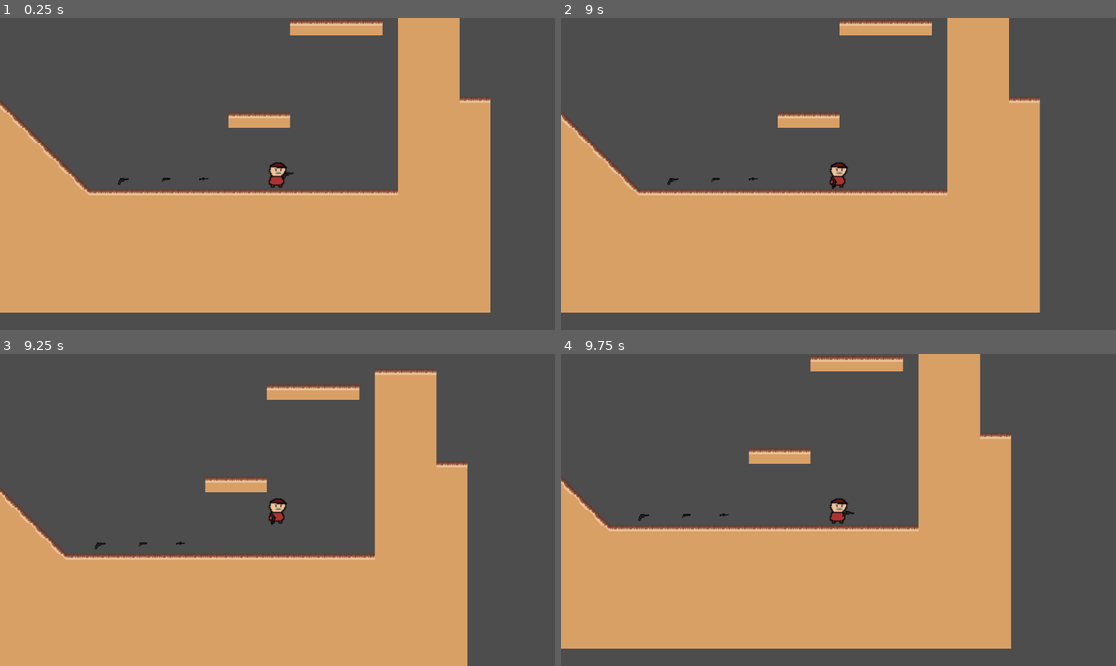
Above: before the commit, frames 1-4 (two rows, left to right).
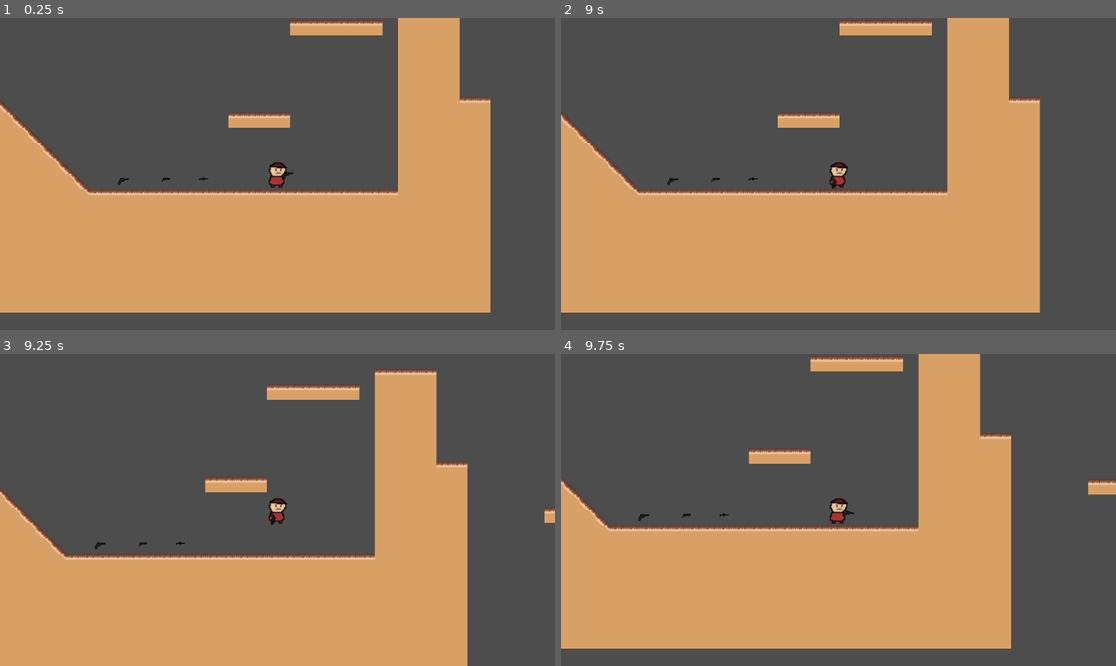
Above: after the commit, the same moments.

Repository: UVASGD/spring-2024-ricochet
Game: Godot game, scene res://scenes/world.tscn
Same seed, same stepped clock (60 frames per second), same inputs: the game is played once before the commit and once after it.
Inputs (mouse positions are in pixels of both pictures, inside the frame that each line leads up to):
- Up to frame 1 (0.25 s): no input
- Up to frame 2 (9 s): tap Enter (ui_accept) at 0.5, 0.77, 1.25, 1.52, 2, 2.75, 3.02, 3.5, 3.77, 4.25, 4.52, 6.02, 6.77, 7.52 s; move the mouse to (960, 158) at 0.52 s; hold Right (ui_right) 0.53-2.03 s; click (960, 158) at 0.6 s; move the mouse to (727, 189) at 1.27 s; click (727, 189) at 1.35 s; move the mouse to (894, 105) at 2.02 s; hold Left (ui_left) 2.03-2.78 s; hold W (Swap) 2.03-2.78 s; click (894, 105) at 2.3 s; move the mouse to (810, 236) at 2.77 s; hold Right (ui_right) 2.78-4.28 s; click (810, 236) at 2.85 s; move the mouse to (1005, 220) at 3.52 s; click (1005, 220) at 3.6 s; move the mouse to (672, 127) at 4.27 s; hold Left (ui_left) 4.28-5.03 s; tap W (Swap) at 4.35, 8.85 s; click (672, 127) at 4.55 s; move the mouse to (866, 174) at 5.02 s; hold Right (ui_right) 5.03-5.78 s; click (866, 174) at 5.1 s; move the mouse to (755, 96) at 5.77 s; hold Left (ui_left) 5.78-7.28 s; click (755, 96) at 5.85 s; move the mouse to (960, 158) at 6.52 s; hold W (Swap) 6.53-7.28 s; click (960, 158) at 6.8 s; move the mouse to (727, 189) at 7.27 s; hold Right (ui_right) from 7.28 s (still down); click (727, 189) at 7.35 s; move the mouse to (894, 105) at 8.02 s; click (894, 105) at 8.1 s; move the mouse to (810, 236) at 8.77 s
- Up to frame 3 (9.25 s): keep holding Right (ui_right); tap Enter (ui_accept) at 9.02 s; click (249, 572) at 9.05 s
- Up to frame 4 (9.75 s): move the mouse to (1005, 556) at 9.52 s; release Right (ui_right) at 9.53 s; hold Left (ui_left) from 9.53 s (still down); click (1005, 556) at 9.6 s

Frames 1-2 are identical in both runs. In frame 3, less than 0.1% of the frame differs, in the area x 98-100%, y 49-55%; in frame 4, 0.3%, in the area x 94-100%, y 40-46%.

Commit message:
Greatly increase player friction
(even though I don't really see much of a difference)

Diff:
--- a/scenes/world.tscn
+++ b/scenes/world.tscn
@@ -77,7 +77,7 @@
 [node name="TileMap" type="TileMap" parent="."]
 tile_set = SubResource("TileSet_ucba5")
 format = 2
-layer_0/tile_data = PackedInt32Array(524277, 0, 0, 524278, 0 …(10536 unchanged characters)… 786470, 0, 1, 852006, 0, 1, 917542, 0, 1)
+layer_0/tile_data = PackedInt32Array(524277, 0, 0, 524278, 0 …(10536 unchanged characters)… 786470, 0, 1, 852006, 0, 1, 917542, 0, 1, 262164, 0, 0, 262165, 0, 0, 262166, 0, 0, 262170, 0, 0, 262171, 0, 0, 262172, 0, 0, 262175, 0, 0, 262176, 0, 0, 262177, 0, 0, 262169, 0, 0, 65573, 0, 0)
 
 [node name="Deathzone" type="Area2D" parent="."]
 position = Vector2(93, 364)
--- a/scripts/CharacterBody2D.gd
+++ b/scripts/CharacterBody2D.gd
@@ -1,7 +1,7 @@
 extends CharacterBody2D
 
 var Speed = 0
-const PlayerFriction = 0.07
+const PlayerFriction = 0.7
 const TopSpeed = 200.0
 const SpeedInterval = 15
 const VelocityInterval = 25
@@ -20,6 +20,7 @@
 	#If shooting, calculate power based on distance to closest wall/floor, move in direction opposite mouse
 	if Input.is_action_just_pressed("Shoot"):
 		power = coolCalcRayCast(deg)
+		print("Angle: " + str(deg))
 		print("Power: " + str(power))
 		velocity += -ShootVector*power
 		Shot = true
